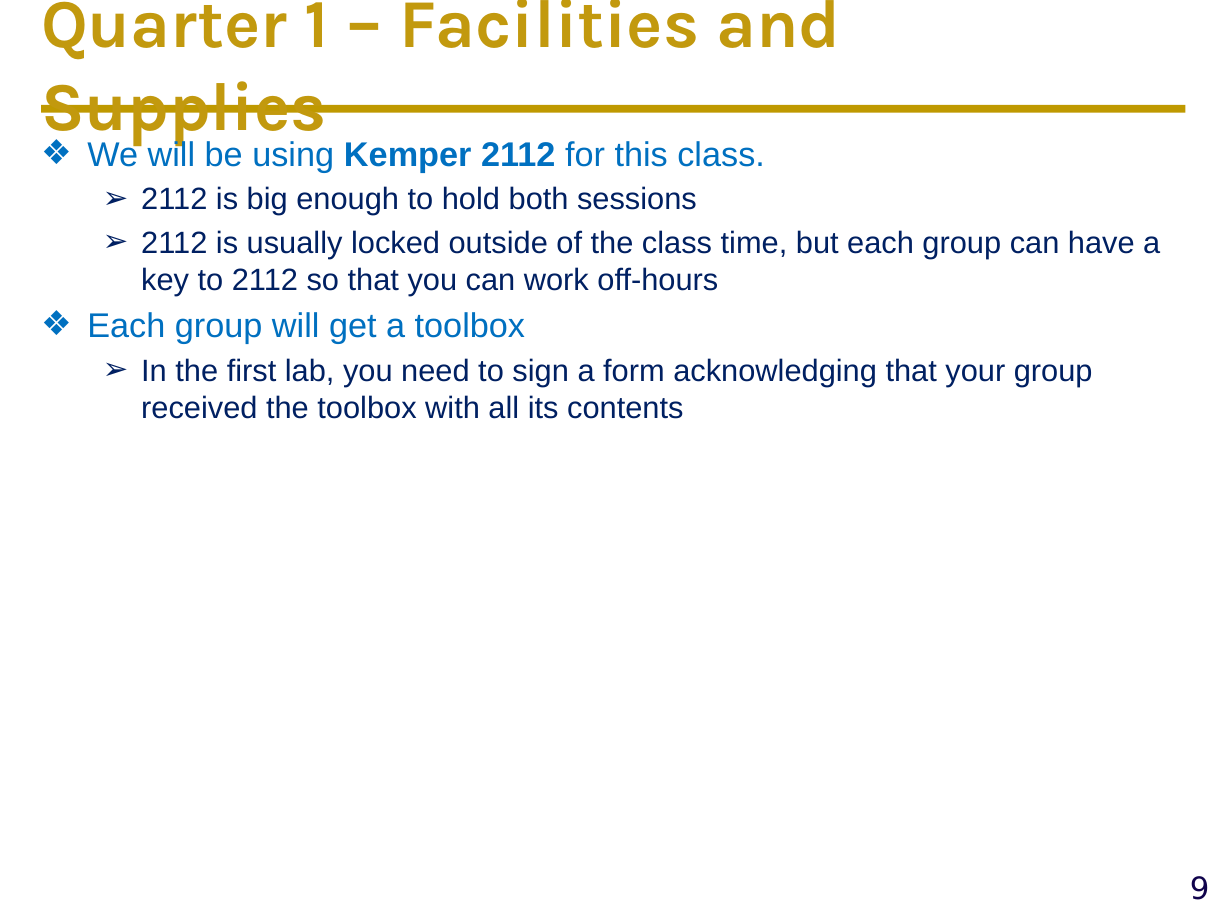
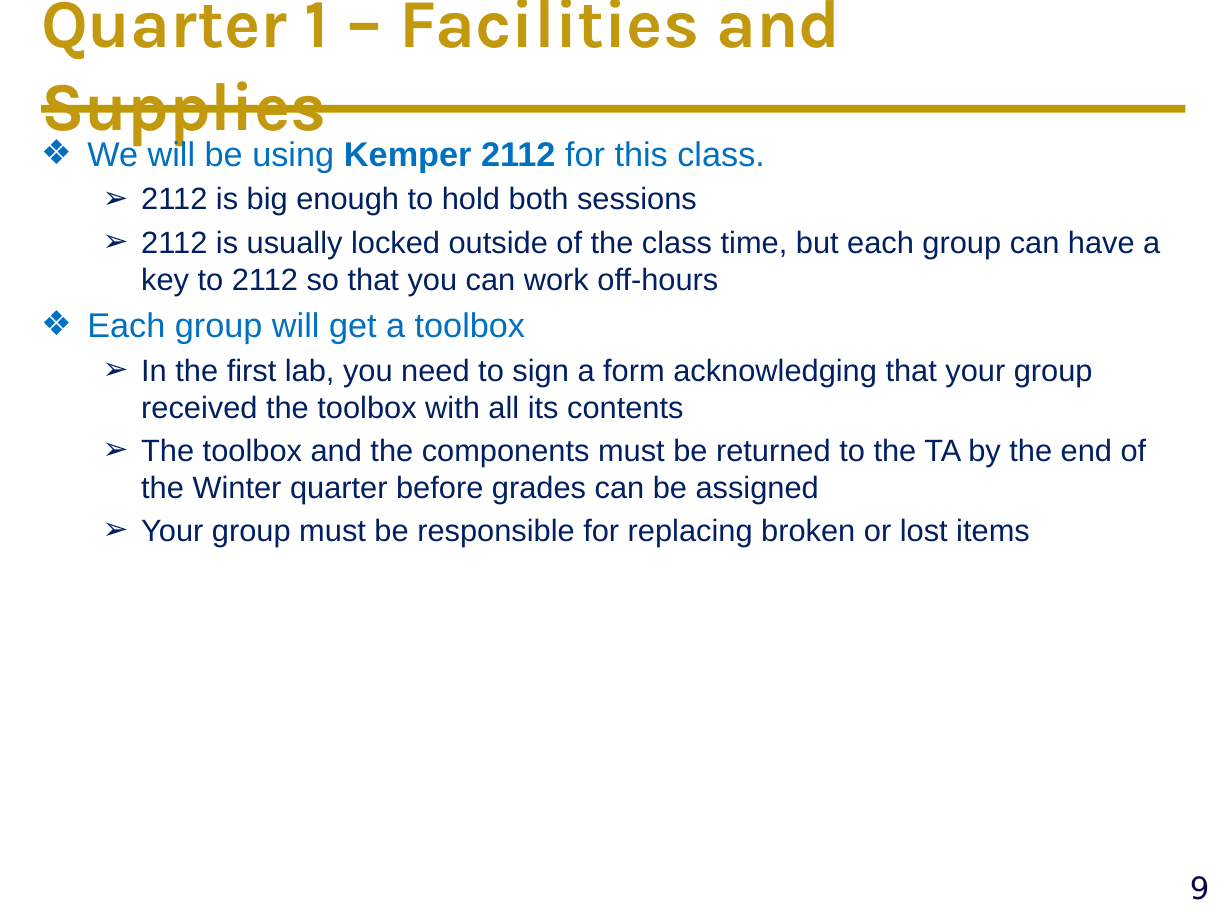
Before and after one commit to ucdart/UCD-EEC134, a slide deck: slide 9 of lectures/lec0/Lec0-CourseMechanisms.pptx. Drawn at 1232x924 pixels with LibreOffice and Linux fonts; fonts in the diff are those of the drawing; background and template pictures are left out. Boxes give left, top, right and bottom in pixels: in the first picture for what was removed or moved away, otherwise in the second. Text is boxed around its words. In the diff, an @@ line names an element or a change of style, - is before the commit and + after.

```diff
--- a/lectures/lec0/Lec0-CourseMechanisms.pptx
+++ b/lectures/lec0/Lec0-CourseMechanisms.pptx
@@ text at [141,438,1147,546]: paragraphs added @@
+  ➢ The toolbox and the components must be returned to the TA by the end of the Winter quarter before grades can be assigned
+  ➢ Your group must be responsible for replacing broken or lost items
```
Also in this commit, not shown: 2 other files.
